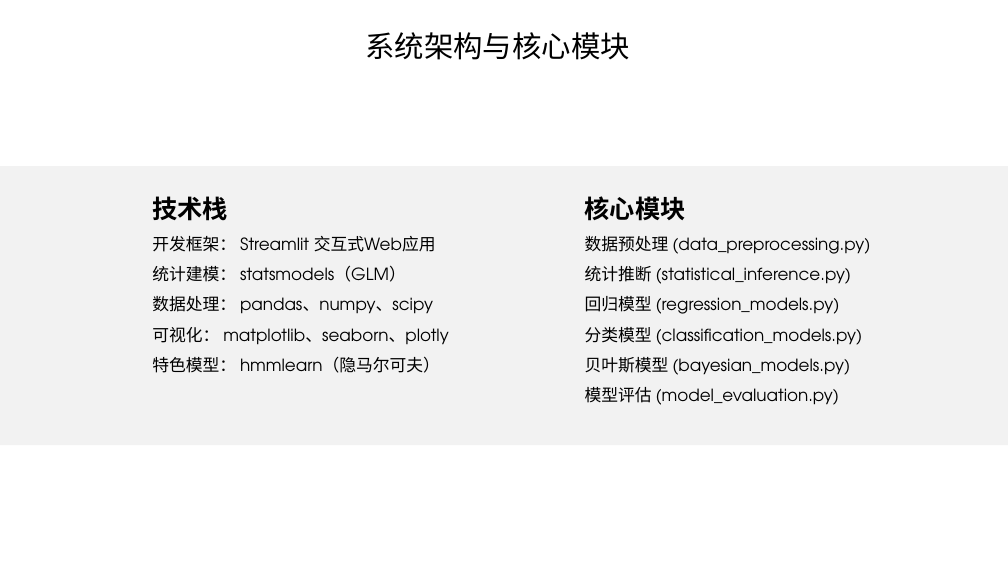
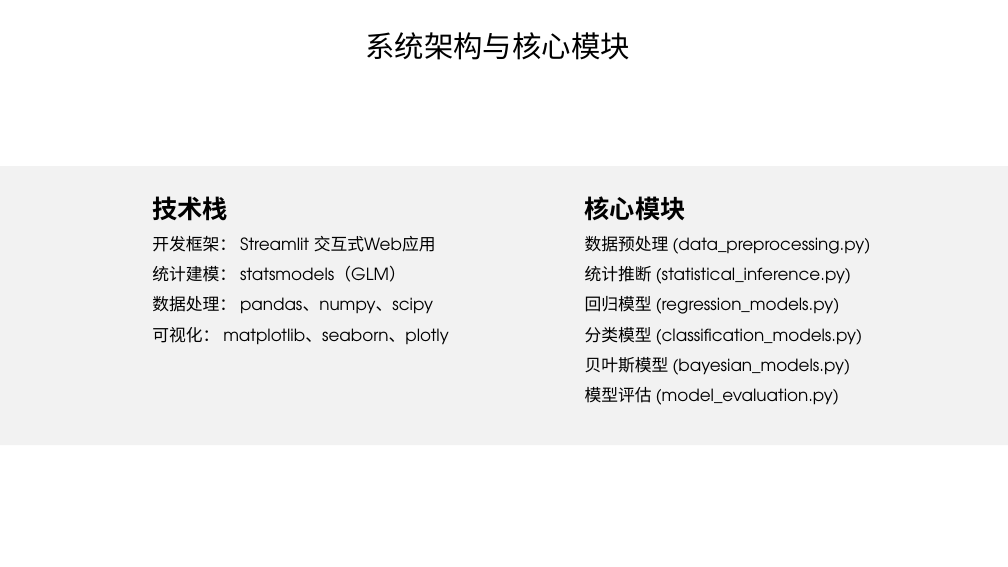
Before and after one commit to L-Dramatic/Stat-Modeling, a slide deck: slide 3 of Docs/统计分析与建模.pptx. Drawn at 1008x567 pixels with LibreOffice and Linux fonts; fonts in the diff are those of the drawing; background and template pictures are left out. Boxes give left, top, right and bottom in pixels: in the first picture for what was removed or moved away, otherwise in the second. Text is boxed around its words. In the diff, an @@ line names an element or a change of style, - is before the commit and + after.

```diff
--- a/Docs/统计分析与建模.pptx
+++ b/Docs/统计分析与建模.pptx
@@ text at bbox=[152, 356, 440, 373]: paragraph removed @@
-特色模型： hmmlearn（隐马尔可夫）
```
Also in this commit, not shown: 2 other slides changed, 1 slide added.
